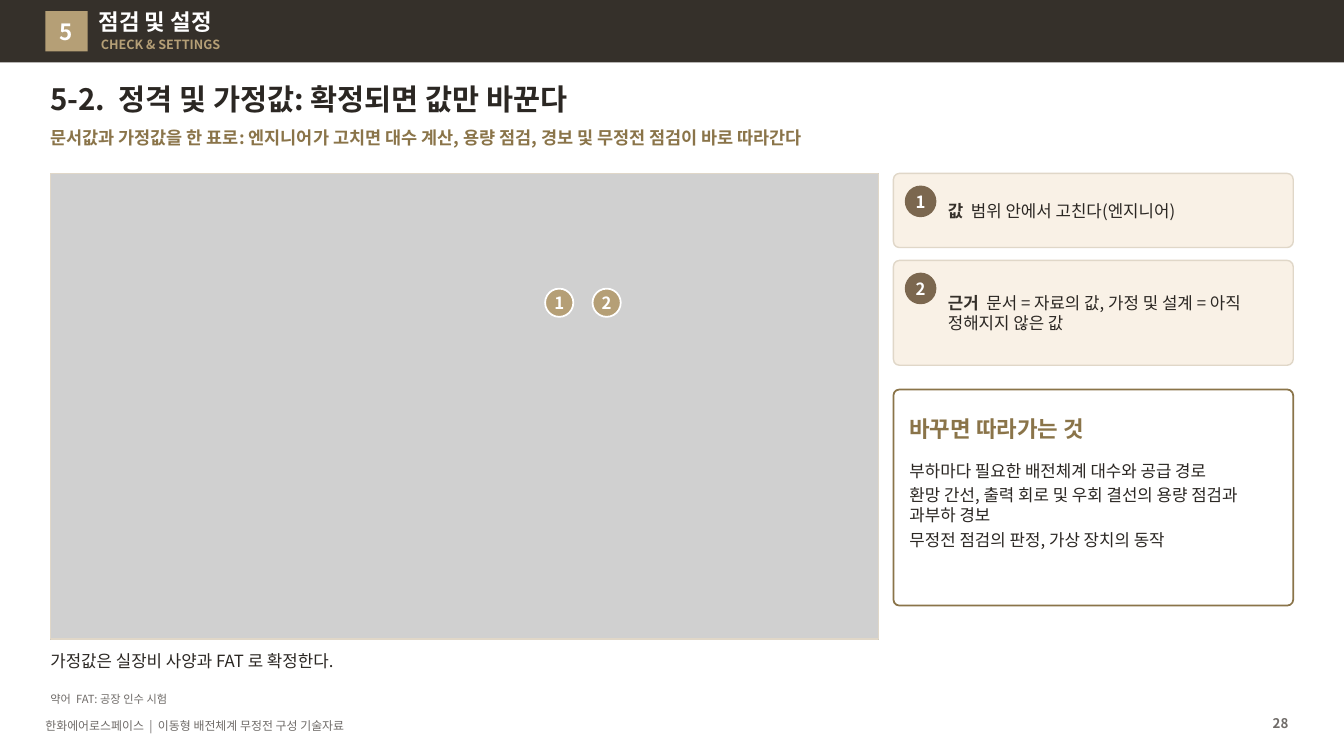
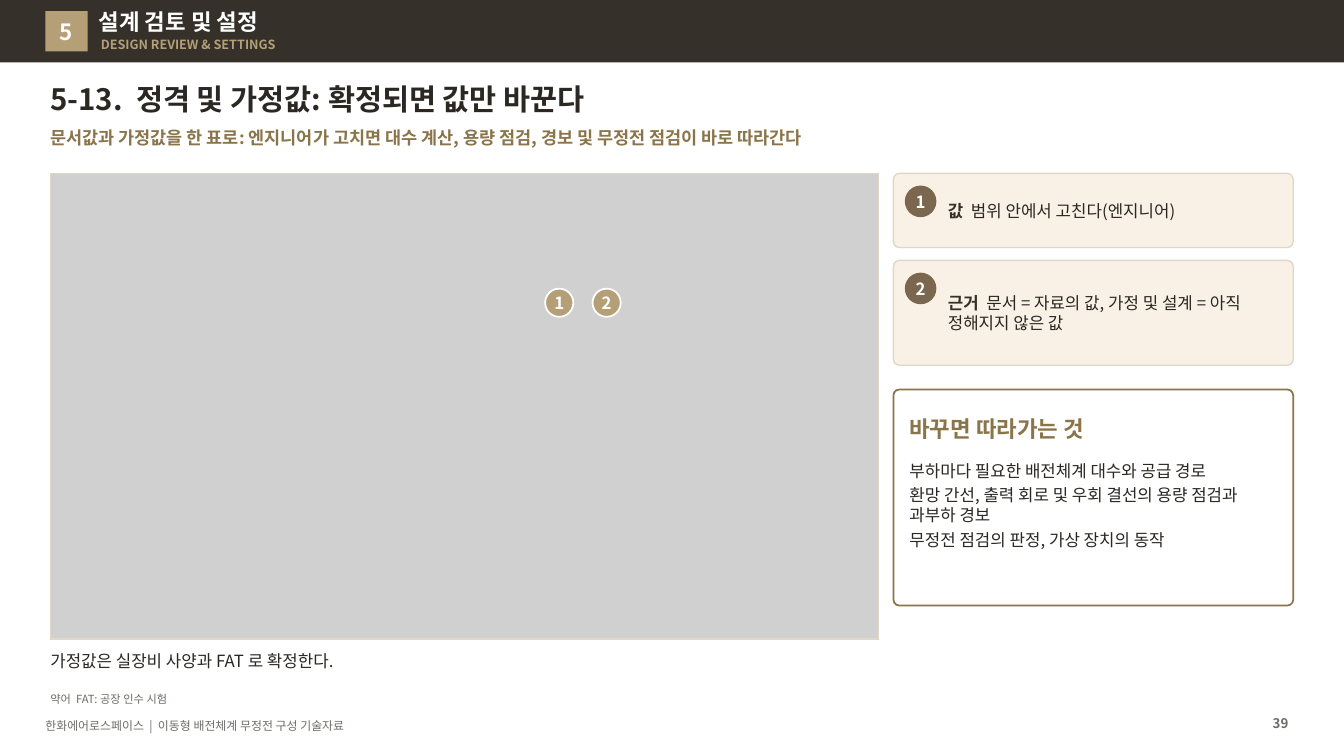
Before and after one commit to byunjd112-hue/headroom, a slide deck: slide 39 of mobile_ems/docs/out/IFPS_이동형배전체계_무정전구성_기술자료_Rev72.pptx (slide 28 before the commit). Drawn at 1344x756 pixels with LibreOffice and Linux fonts; fonts in the diff are those of the drawing; grey boxes stand for pictures. Boxes give left, top, right and bottom in pixels: in the first picture for what was removed or moved away, otherwise in the second. Text is boxed around its words. In the diff, an @@ line names an element or a change of style, - is before the commit and + after.

```diff
--- a/mobile_ems/docs/out/IFPS_이동형배전체계_무정전구성_기술자료_Rev72.pptx
+++ b/mobile_ems/docs/out/IFPS_이동형배전체계_무정전구성_기술자료_Rev72.pptx
@@ text at (99, 11, 258, 32): text changed @@
-점검 및 설정
+설계 검토 및 설정
@@ text at (101, 39, 276, 49): text changed @@
-CHECK & SETTINGS
+DESIGN REVIEW & SETTINGS
@@ title at (50, 85, 585, 113): text changed @@
-5-2. 정격 및 가정값: 확정되면 값만 바꾼다
+5-13. 정격 및 가정값: 확정되면 값만 바꾼다
```
Also in this commit, not shown: 5 other slides changed, 11 slides added, 11 other files.
